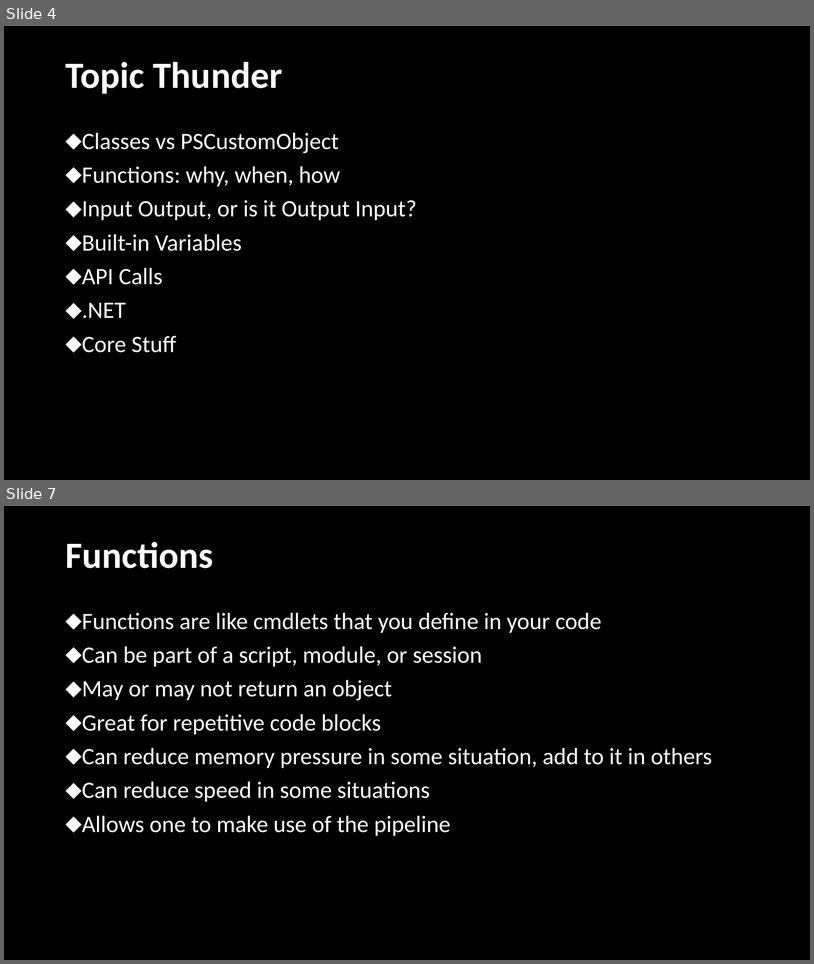
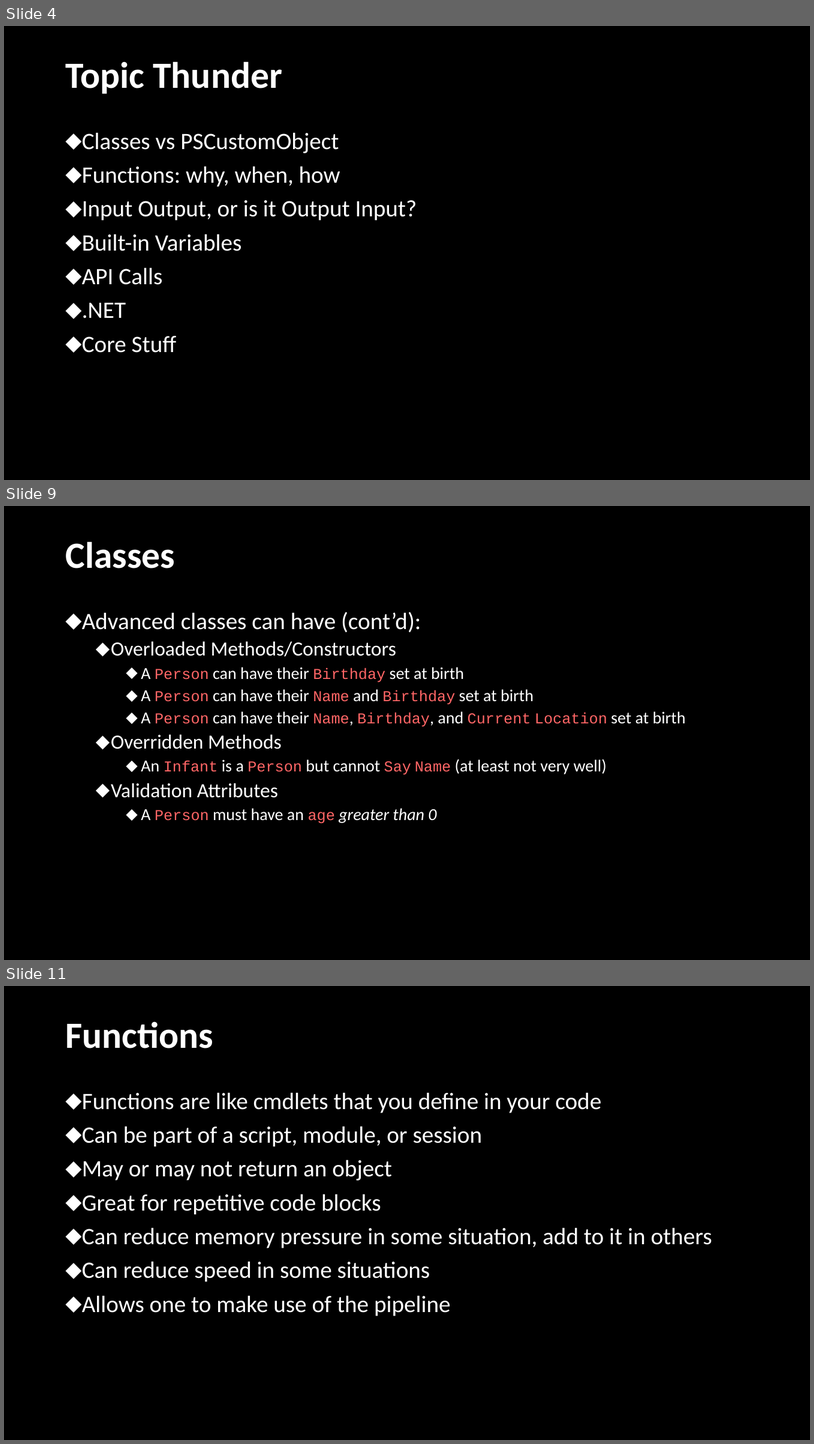
Before and after one commit to jpscripter/MMSMoA23, a slide deck: PowerShell Power-Up/PowerShell Power-Up.pptx. Shown one above the other, each under a label of ours: slides 4 and 7 before the commit, slides 4, 9 and 11 after it; the slides between them are not shown. The pictures are 814x964 and 814x1444 pixels, drawn with LibreOffice and Linux fonts; fonts in the diff are those of the drawing; background and template pictures are left out. Boxes give left, top, right and bottom in pixels: in the first picture for what was removed or moved away, otherwise in the second. Text is boxed around its words. In the diff, an @@ line names an element or a change of style, - is before the commit and + after.

Commit message:
Expanded the Classes section

```diff
--- a/PowerShell Power-Up/PowerShell Power-Up.pptx
+++ b/PowerShell Power-Up/PowerShell Power-Up.pptx
@@ slide 9 added at (4,506,810,960), background #000000 @@
@@ title added at (65,541,175,568), 44 pt, text #FFFFFF, bold @@
+Classes
@@ text added at (82,612,686,823), 20 pt, text #FFFFFF @@
+⬥ Advanced classes can have (cont’d):
+  ⬥ Overloaded Methods/Constructors
+    ⬥ A Person can have their Birthday set at birth
+    ⬥ A Person can have their Name and Birthday set at birth
+    ⬥ A Person can have their Name, Birthday, and Current Location set at birth
+  ⬥ Overridden Methods
+    ⬥ An Infant is a Person but cannot Say Name (at least not very well)
+  ⬥ Validation Attributes
+    ⬥ A Person must have an age greater than 0
@@ what was slide 7 is now slide 11 @@
```
Also in this commit, not shown: 4 slides changed, 3 other slides added.
